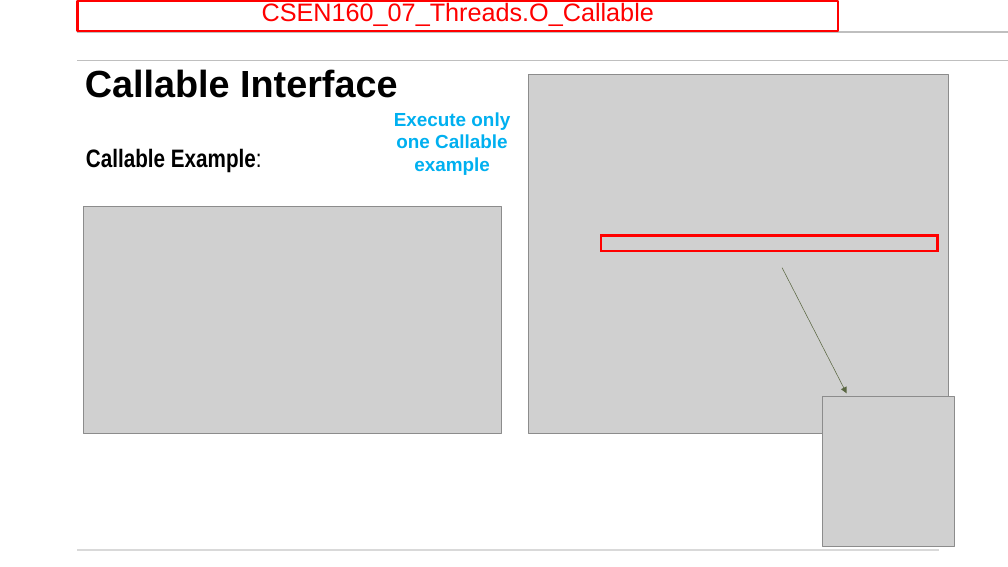
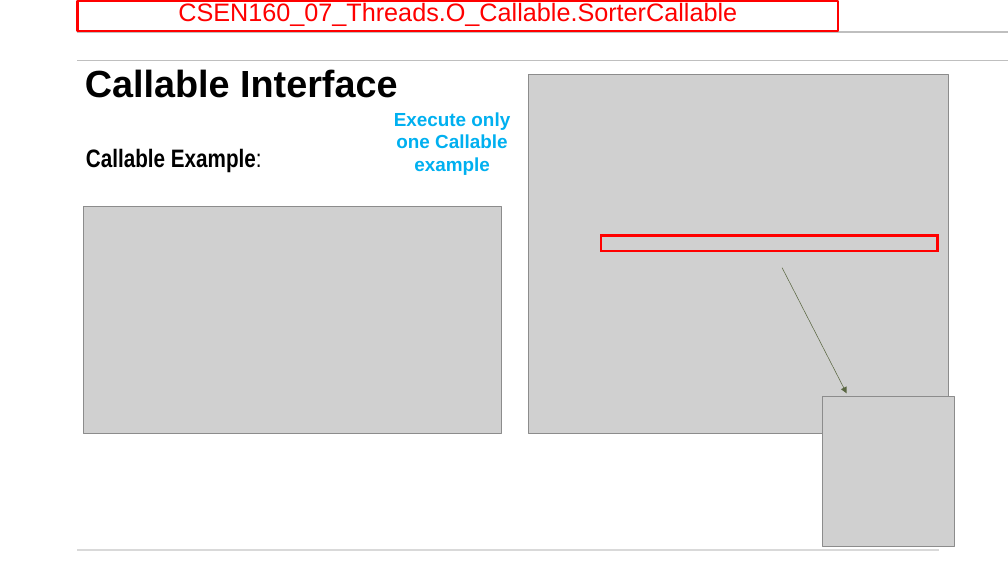
Before and after one commit to mikegrace2/CSEN160-Fall2026-Course-Website, a slide deck: slide 29 of lectures/Week07_Miscellaneuos/1_Threads_ExecutorService_V4.pptx. Drawn at 1008x567 pixels with LibreOffice and Linux fonts; fonts in the diff are those of the drawing; grey boxes stand for pictures; background and template pictures are left out. Boxes give left, top, right and bottom in pixels: in the first picture for what was removed or moved away, otherwise in the second. Text is boxed around its words. In the diff, an @@ line names an element or a change of style, - is before the commit and + after.

```diff
--- a/lectures/Week07_Miscellaneuos/1_Threads_ExecutorService_V4.pptx
+++ b/lectures/Week07_Miscellaneuos/1_Threads_ExecutorService_V4.pptx
@@ text in rectangle at [178, 1, 737, 26]: text changed @@
-CSEN160_07_Threads.O_Callable
+CSEN160_07_Threads.O_Callable.SorterCallable
```
Also in this commit, not shown: 4 other slides changed, 1 other file.
